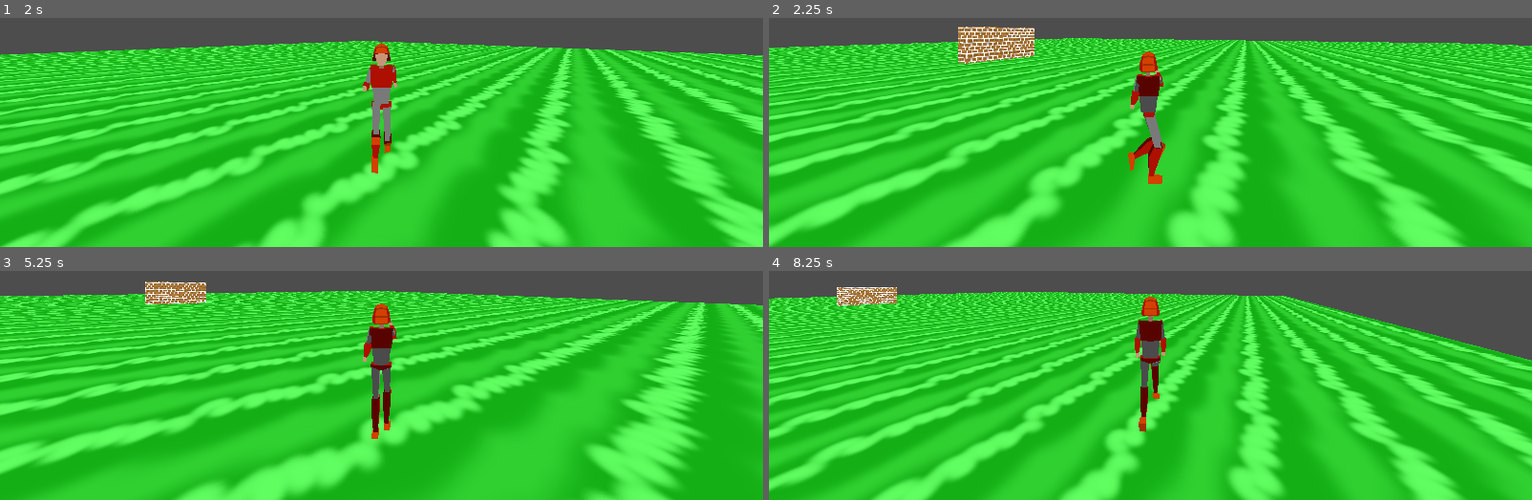
Above: before the commit, frames 1-4 (two rows, left to right).
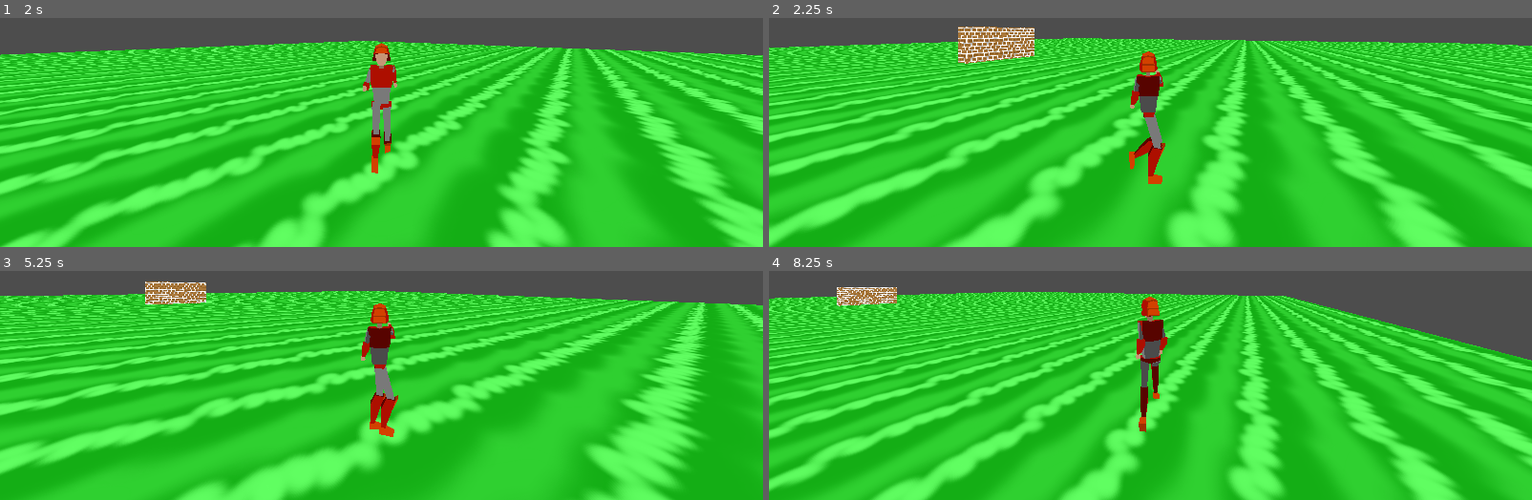
Above: after the commit, the same moments.

Repository: TheoLomeuBraga/new-tps-atempt
Game: Godot game, scene res://test_area/test_area.tscn
Two runs of this game, one before a commit and one after it. Both use one fixed random seed, a clock stepped at 60 frames per second and the inputs below. The project has no main scene, so this scene is started directly.
Inputs (mouse positions are in pixels of both pictures, inside the frame that each line leads up to):
- Up to frame 1 (2 s): tap Enter at 0.5 s; move the mouse to (outside the picture) at 0.52 s; hold D (right) 0.53-1.28 s; hold Right mouse button (alt_shot) 0.53-1.28 s; tap Space (jump) at 0.77, 1.07, 1.52, 1.82 s; tap W (foward) at 0.8, 1.35 s; move the mouse to (228, 54) at 1.27 s; hold S (back) from 1.28 s (still down); click (228, 54) at 1.55 s
- Up to frame 2 (2.25 s): move the mouse to (outside the picture) at 2.02 s; release S (back) at 2.03 s; hold D (right) from 2.03 s (still down); click (outside the picture) at 2.1 s
- Up to frame 3 (5.25 s): tap Space (jump) at 2.3, 2.85, 3.02, 3.32, 3.77, 4.07, 4.52, 4.82 s; move the mouse to (343, 371) at 2.77 s; right-click (343, 371) at 3.05 s; move the mouse to (610, 351) at 3.52 s; release D (right) at 3.53 s; hold Right mouse button (alt_shot) 3.53-4.28 s; hold A (left) 3.53-5.03 s; tap W (foward) at 3.8, 4.35 s; move the mouse to (outside the picture) at 4.27 s; click (outside the picture) at 4.55 s; move the mouse to (419, 284) at 5.02 s; hold S (back) from 5.03 s (still down); click (419, 284) at 5.1 s
- Up to frame 4 (8.25 s): tap Space (jump) at 5.3, 6.02, 6.32, 6.77, 7.07, 7.52, 7.82, 8.1 s; move the mouse to (outside the picture) at 5.77 s; release S (back) at 5.78 s; hold D (right) 5.78-8.03 s; right-click (outside the picture) at 5.85 s; move the mouse to (outside the picture) at 6.52 s; tap W (foward) at 6.6 s; move the mouse to (997, 307) at 7.27 s; click (997, 307) at 7.35 s; move the mouse to (outside the picture) at 8.02 s; hold S (back) from 8.03 s (still down)

Frame 1 is identical in both runs. In frame 2, less than 0.1% of the frame differs, in the area x 47-52%, y 15-73%; in frame 3, 1.1%, in the area x 47-53%, y 14-74%; in frame 4, 0.3%.

Commit message:
player 2

Diff:
--- a/player/player.gd
+++ b/player/player.gd
@@ -10,6 +10,8 @@
 	add_child(player_model_rotation_basis)
 
 	player_model.rotation.y = player_model_rotation_basis.rotation.y + PI
+
+
 
 func _input(event: InputEvent) -> void:
 	if event is InputEventMouseMotion:
@@ -59,6 +61,7 @@
 var input_dir_on_jump : Vector2 = Vector2.ZERO
 
 const charter_rotation_speed : float = 10.0
+var reverse_player_model_rotation_y : float = 0.0
 
 func animation_process(delta: float) -> void:
 
@@ -88,12 +91,25 @@
 				player_model_rotation_basis.rotation.y += camera_suport.rotation.y + PI
 
 				player_model.rotation.y = rotate_toward(player_model.rotation.y,player_model_rotation_basis.rotation.y,charter_rotation_speed * delta)
-
-				if player_model.rotation.y < player_model.rotation.y-(PI/2.0):
-					player_model.rotation.y = - player_model.rotation.y
-
-				if player_model.rotation.y > player_model.rotation.y+(PI/2.0):
-					player_model.rotation.y = - player_model.rotation.y
+				reverse_player_model_rotation_y = player_model.rotation.y + PI
+
+
+				'''
+				print(player_model.rotation.y," ",camera_suport.rotation.y-(PI/2.0)," ",camera_suport.rotation.y+(PI/2.0))
+				if player_model.rotation.y < camera_suport.rotation.y-(PI/2.0):
+					print("A")
+					player_model.rotation.y = camera_suport.rotation.y-(PI/2.0)+0.1
+
+				if player_model.rotation.y > camera_suport.rotation.y+(PI/2.0):
+					print("B")
+					player_model.rotation.y = camera_suport.rotation.y+(PI/2.0)-0.1
+				'''
+
+				var angle_dif : float = wrapf(reverse_player_model_rotation_y, PI, -PI)
+				var max_dif : float = wrapf(camera_suport.rotation.y + (PI / 2.0), PI, -PI)
+				var min_dif : float = wrapf(camera_suport.rotation.y - (PI / 2.0), PI, -PI)
+				player_model.rotation.y = clamp(angle_dif,max_dif,min_dif) - PI
+
 
 
 				player_model_rotation_basis.look_at(player_model_rotation_basis.global_position + camera_suport.transform.basis.z)
--- /dev/null
+++ b/player_2/player_2.gd
@@ -0,0 +1,200 @@
+extends CharacterBody3D
+class_name Player2
+
+@onready var player_model : PlayerModel = $demo_model
+@onready var camera_suport : Node3D = $camera_suport
+var player_model_rotation_basis : Node3D
+
+const SPEED = 5.0
+const JUMP_VELOCITY = 4.5
+
+
+func _ready() -> void:
+	player_model_rotation_basis = Node3D.new()
+	player_model_rotation_basis.top_level = true
+	add_child(player_model_rotation_basis)
+
+	player_model.rotation.y = player_model_rotation_basis.rotation.y + PI
+
+	camera_suport.global_rotation = global_rotation
+
+func _input(event: InputEvent) -> void:
+	if event is InputEventMouseMotion:
+		camera_suport.rotation.y -= event.screen_relative.x / 100.0
+
+enum Estates {NONE,FLOOR,AIR}
+var estate : Estates = Estates.AIR
+
+@export_range(0.0,1.0) var forgiveness_amount : float = 0.2
+
+@export_group("camera")
+@export var sensitivity : float = 6.0
+
+@export_group("floor")
+@export var speed : float = 8.0
+@export var friction : float = 100.0
+
+@export_group("air")
+@export var jump_power : float = 4.5
+
+var on_floor_recently : float = 0.0
+var jump_pressed_recently : float = 0.0
+
+func floor_process(delta: float) -> void:
+
+	var input_dir : Vector2 = Input.get_vector("left", "right", "foward", "back")
+	var direction : Vector3 = (camera_suport.transform.basis * Vector3(input_dir.x, 0, input_dir.y)).normalized()
+	var vec_speed : Vector3 = direction * speed
+	velocity.x = move_toward(velocity.x, vec_speed.x, friction * delta)
+	velocity.z = move_toward(velocity.z, vec_speed.z, friction * delta)
+
+	if not is_on_floor():
+		estate = Estates.AIR
+
+
+
+
+
+func air_process(delta: float) -> void:
+
+	velocity += get_gravity() * delta
+
+	if is_on_floor():
+		estate = Estates.FLOOR
+
+var shot_recently : float = 0.0
+var input_dir_on_jump : Vector2 = Vector2.ZERO
+
+
+
+
+@export_group("rotation")
+var aim_rotation_lerp_value : float = 0.5
+
+@export var charter_rotation_speed : float = 20.0
+
+func warpf_rot(rot : float) -> float:
+	return wrapf(rot,-PI,PI)
+
+func animation_process(delta: float) -> void:
+
+	shot_recently -= delta
+	if Input.is_action_just_pressed("shot") or Input.is_action_pressed("alt_shot"):
+		shot_recently = 1.0
+
+	var input_dir : Vector2 = Input.get_vector("left", "right", "foward", "back")
+
+
+
+	# rotate char
+
+	if is_on_floor():
+
+		player_model.leg_estate = PlayerModel.LegEstate.FLOOR
+
+		if shot_recently > 0.0:
+
+			player_model.arm_estate = PlayerModel.ArmEstate.GUN
+
+			player_model_rotation_basis.global_position = global_position
+			player_model_rotation_basis.look_at(player_model_rotation_basis.global_position - camera_suport.basis.z)
+			rotation.y = rotate_toward(rotation.y,player_model_rotation_basis.rotation.y,charter_rotation_speed * delta)
+
+			player_model.waist_rotation = rotate_toward(player_model.waist_rotation,-player_model.rotation.y + PI,charter_rotation_speed * delta)
+
+			if input_dir.length() > 0.0:
+
+				var new_input_dir : Vector2 = input_dir
+				if new_input_dir.y > 0.0:
+					new_input_dir.x = -new_input_dir.x
+					player_model.walk = move_toward(player_model.walk,-input_dir.length(),charter_rotation_speed * delta)
+				else:
+					player_model.walk = move_toward(player_model.walk,input_dir.length(),charter_rotation_speed * delta)
+
+				new_input_dir.y = -abs(new_input_dir.y)
+
+				player_model_rotation_basis.global_position = global_position
+				player_model_rotation_basis.look_at(player_model_rotation_basis.global_position + ( camera_suport.basis * Vector3(new_input_dir.x,0.0,new_input_dir.y)))
+				player_model.global_rotation.y = rotate_toward(player_model.global_rotation.y,player_model_rotation_basis.global_rotation.y + PI,charter_rotation_speed * delta)
+
+				player_model.rotation.y = warpf_rot(player_model.rotation.y + PI)
+				player_model.rotation.y = clamp(player_model.rotation.y,-(PI/2.0) + 0.01,(PI/2.0) - 0.01)
+				player_model.rotation.y -= PI
+
+
+
+			else:
+				player_model.walk = move_toward(player_model.walk,0.0,10.0 * delta)
+				player_model.rotation.y = rotate_toward(player_model.rotation.y,PI,charter_rotation_speed * delta)
+
+		else:
+
+			player_model.arm_estate = PlayerModel.ArmEstate.NORMAL
+
+			player_model.arm_rotation = rotate_toward(player_model.arm_rotation,0.0,charter_rotation_speed * delta)
+			player_model.waist_rotation = rotate_toward(player_model.waist_rotation,0.0,charter_rotation_speed * delta)
+
+			player_model.walk = move_toward(player_model.walk,input_dir.length(),10.0 * delta)
+
+			player_model.rotation.y = rotate_toward(player_model.rotation.y,PI,charter_rotation_speed * delta)
+
+			if input_dir.length() > 0.0:
+				player_model_rotation_basis.global_position = global_position
+				player_model_rotation_basis.look_at(player_model_rotation_basis.global_position + ( camera_suport.basis * Vector3(input_dir.x,0.0,input_dir.y)))
+				rotation.y = rotate_toward(rotation.y,player_model_rotation_basis.rotation.y,charter_rotation_speed * delta)
+
+	else:
+		player_model.arm_estate = PlayerModel.ArmEstate.AIR
+		player_model.leg_estate = PlayerModel.LegEstate.AIR
+
+		player_model.arm_rotation = rotate_toward(player_model.arm_rotation,0.0,charter_rotation_speed * delta)
+		player_model.waist_rotation = rotate_toward(player_model.waist_rotation,0.0,charter_rotation_speed * delta)
+
+		player_model.rotation.y = rotate_toward(player_model.rotation.y,0.0,charter_rotation_speed * delta)
+
+
+
+
+
+func geral_process(delta: float) -> void:
+
+	jump_pressed_recently -= delta
+	if Input.is_action_just_pressed("jump"):
+		jump_pressed_recently = forgiveness_amount
+
+	on_floor_recently -= delta
+	if is_on_floor():
+		on_floor_recently = forgiveness_amount
+
+	if jump_pressed_recently > 0.0 and on_floor_recently > 0.0:
+		velocity.y = jump_power
+
+
+		var pmgr_y : float = player_model.global_rotation.y
+		look_at(global_position - Vector3(velocity.x,0.0,velocity.z))
+		player_model.global_rotation.y = warpf_rot(pmgr_y)
+
+
+
+
+func _process(delta: float) -> void:
+	camera_suport.global_position = global_position
+	animation_process(delta)
+
+
+func _physics_process(delta: float) -> void:
+
+
+
+	geral_process(delta)
+
+
+
+	match estate:
+		Estates.FLOOR:
+			floor_process(delta)
+		Estates.AIR:
+			air_process(delta)
+
+
+	move_and_slide()
--- /dev/null
+++ b/player_2/player_2.tscn
@@ -0,0 +1,28 @@
+[gd_scene load_steps=4 format=3 uid="uid://dqcg0otwem6xk"]
+
+[ext_resource type="PackedScene" uid="uid://bu0u51ro1uyfx" path="res://player/player_model.tscn" id="1_jd233"]
+[ext_resource type="Script" uid="uid://bqdb86brrtdf2" path="res://player_2/player_2.gd" id="1_vwtb1"]
+
+[sub_resource type="CapsuleShape3D" id="CapsuleShape3D_vwtb1"]
+radius = 0.18
+height = 1.8254395
+
+[node name="Player2" type="CharacterBody3D"]
+script = ExtResource("1_vwtb1")
+
+[node name="CollisionShape3D" type="CollisionShape3D" parent="."]
+transform = Transform3D(1, 0, 0, 0, 1, 0, 0, 0, 1, 0, -0.123168945, 0)
+shape = SubResource("CapsuleShape3D_vwtb1")
+
+[node name="demo_model" parent="." instance=ExtResource("1_jd233")]
+transform = Transform3D(-1, 0, -8.742278e-08, 0, 1, 0, 8.742278e-08, 0, -1, 0, -1.0229944, 0)
+
+[node name="camera_suport" type="Node3D" parent="."]
+top_level = true
+
+[node name="SpringArm3D" type="SpringArm3D" parent="camera_suport"]
+transform = Transform3D(1, 0, 0, 0, 1, 0, 0, 0, 1, 0, 1, 0)
+spring_length = 3.0
+
+[node name="Camera3D" type="Camera3D" parent="camera_suport/SpringArm3D"]
+fov = 90.0
--- /dev/null
+++ b/test_area_2/test_area_2.tscn
@@ -0,0 +1,41 @@
+[gd_scene load_steps=7 format=3 uid="uid://bso5af5anty6"]
+
+[ext_resource type="Texture2D" uid="uid://bjacdiun0rvpd" path="res://test_area/grass.png" id="1_ostxh"]
+[ext_resource type="Texture2D" uid="uid://tjt06svhrmvw" path="res://test_area/brick wall.png" id="2_ggpgo"]
+[ext_resource type="PackedScene" uid="uid://dqcg0otwem6xk" path="res://player_2/player_2.tscn" id="3_a27dc"]
+
+[sub_resource type="Environment" id="Environment_6vvil"]
+ambient_light_source = 2
+ambient_light_color = Color(1, 1, 1, 1)
+
+[sub_resource type="StandardMaterial3D" id="StandardMaterial3D_pefle"]
+albedo_texture = ExtResource("1_ostxh")
+uv1_scale = Vector3(0.5, 0.5, 0.5)
+uv1_triplanar = true
+texture_filter = 0
+
+[sub_resource type="StandardMaterial3D" id="StandardMaterial3D_0gq0q"]
+albedo_texture = ExtResource("2_ggpgo")
+uv1_triplanar = true
+texture_filter = 0
+
+[node name="TestArea" type="Node3D"]
+
+[node name="WorldEnvironment" type="WorldEnvironment" parent="."]
+environment = SubResource("Environment_6vvil")
+
+[node name="CSGCombiner3D" type="CSGCombiner3D" parent="."]
+use_collision = true
+
+[node name="CSGBox3D" type="CSGBox3D" parent="CSGCombiner3D"]
+transform = Transform3D(1, 0, 0, 0, 1, 0, 0, 0, 1, 0, -0.23138428, 0)
+size = Vector3(100, 0.537, 100)
+material = SubResource("StandardMaterial3D_pefle")
+
+[node name="CSGBox3D2" type="CSGBox3D" parent="CSGCombiner3D"]
+transform = Transform3D(1, 0, 0, 0, 1, 0, 0, 0, 1, -2, 1, -8)
+size = Vector3(5, 3, 1)
+material = SubResource("StandardMaterial3D_0gq0q")
+
+[node name="Player2" parent="." instance=ExtResource("3_a27dc")]
+transform = Transform3D(1, 0, 0, 0, 1, 0, 0, 0, 1, -2, 2, -1)
Not shown, added: player_2/player_2.gd.uid
